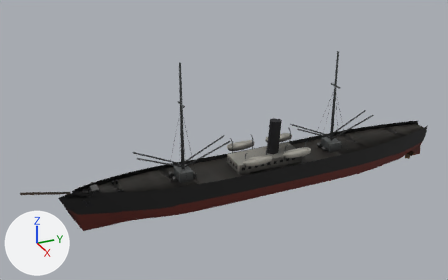
A saved change to the glTF model models/item/Q1043906/model_built.glb.
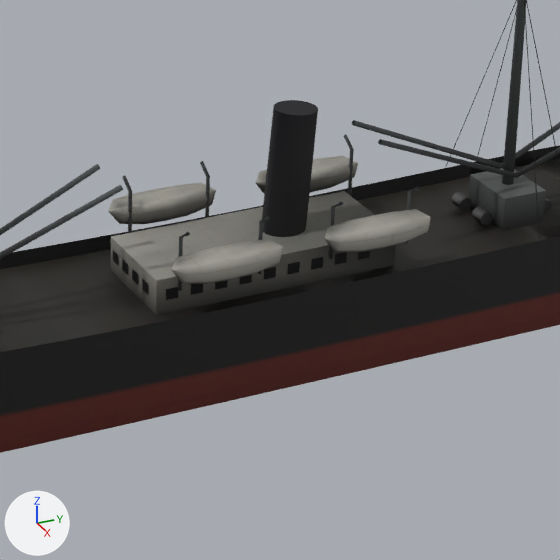
The first picture shows the older version from a 50 mm camera at (113.5, -62.3, 71.8) aimed at (-1.3, -10.6, 14.4). The close-ups show the older and then the newer version on the part from 44% to 77% of the width and 33% to 85% of the height of that picture. Only the edits that show in the close-ups are written down. Every picture has the same lights, and +X, +Y and +Z are marked at lower left. Where no turn or scale is listed for an object, it has been applied to the vertices. Vertices at exactly the same position are counted once.

The scene before the commit, as lines of its bpy script (objects in view):
```python
me_main_0 = bpy.data.meshes.new('main_0')
me_main_0.from_pydata(...)  # 5378 vertices, 9563 faces; spans x -5.8..5.8, y -50.0..50.0, z -17.0..17.0
me_main_0.materials.append(mat_paint)
ob_main_0 = bpy.data.objects.new('main_0', me_main_0)
ob_main_0.location = (0.0, -4.97, 16.92)
```
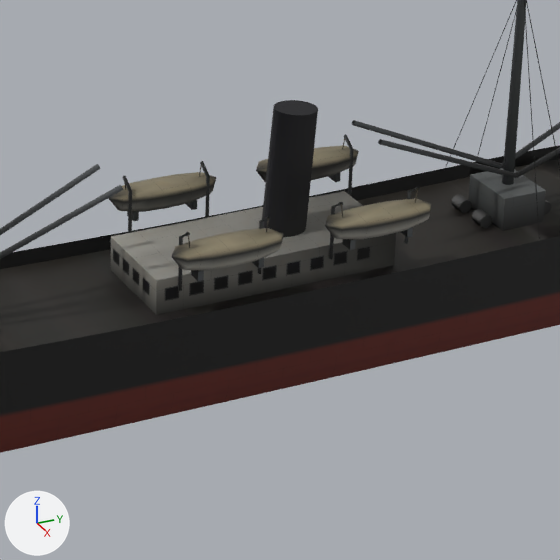
Where the newer file only moved an object's origin or applied its transform, the numbers keep the older frame.

What differs and where, as boxes (x1, y1, x2, y2) in the close-ups (560 x 560 px; the box of a moved part takes in the faces that stretch with it):
part 1 of me_main_0, added
    after: (186, 200, 197, 210)
part 2 of me_main_0, added
    after: (127, 211, 139, 221)
part 3 of me_main_0, added
    after: (252, 258, 264, 268)
part 4 of me_main_0, added
    after: (191, 270, 204, 281)
part 5 of me_main_0, added
    after: (328, 172, 341, 182)
part 6 of me_main_0, added
    after: (401, 227, 413, 237)
part 7 of me_main_0, added
    after: (342, 239, 356, 250)
part 8 of me_main_0, rebuilt
    before: (109, 183, 216, 224)
    after: (109, 172, 216, 212)
part 9 of me_main_0, rebuilt
    before: (256, 156, 358, 193)
    after: (256, 145, 359, 182)
part 10 of me_main_0, moved or reshaped
    before: (171, 192, 490, 284)
    after: (113, 138, 490, 301)
part 11 of me_main_0, edited (looks the same)
    both: (111, 135, 419, 315)

The change, as a list of edits to the scene's bpy script:
```text
Change me_main_0:
    used by ob_main_0; location = (0.0, -4.97, 16.92)
    remove me_main_0.from_pydata(...)  # 5378 vertices, 9563 faces; spans x -5.8..5.8, y -50.0..50.0, z -17.0..17.0
    add me_main_0.from_pydata(...)  # 5668 vertices, 9999 faces; spans x -5.8..5.8, y -49.6..50.0, z -17.0..17.0
    me_main_0 part 1: a new loose piece, a box spanning x -4.83..-3.93, y 1.82..2.17, z -6.9..-6.28, in mat_paint
    me_main_0 part 2: a new loose piece, a box spanning x -4.83..-3.93, y -2.13..-1.78, z -6.9..-6.28, in mat_paint
    me_main_0 part 3: a new loose piece, a box spanning x 3.86..4.76, y 1.82..2.17, z -6.9..-6.28, in mat_paint
    me_main_0 part 4: a new loose piece, a box spanning x 3.93..4.83, y -2.13..-1.78, z -6.9..-6.28, in mat_paint
    me_main_0 part 5: a new loose piece, a box spanning x -4.83..-3.93, y 11.82..12.17, z -6.91..-6.29, in mat_paint
    me_main_0 part 6: a new loose piece, a box spanning x 3.86..4.76, y 11.82..12.17, z -6.91..-6.29, in mat_paint
    me_main_0 part 7: a new loose piece, a box spanning x 3.93..4.83, y 7.87..8.22, z -6.91..-6.29, in mat_paint
    me_main_0 part 8: the loose piece of 70 vertices spanning x -5.6..-3.1, y -3.6..3.6, z -7.3..-5.8 is rebuilt with 84 vertices and now spans x -5.6..-3.1, y -3.6..3.6, z -6.5..-4.9
    me_main_0 part 9: the loose piece of 70 vertices spanning x -5.6..-3.1, y 6.4..13.6, z -7.3..-5.8 is rebuilt with 84 vertices and now spans x -5.6..-3.1, y 6.4..13.6, z -6.5..-4.9
    me_main_0 part 10: 157 vertices moved from x -2.2..4.3, y -18.6..24.7, z -9.2..-6.1 to x -2.2..4.4, y -18.6..24.7, z -9.4..-5.3; 151 vertices removed from x -2.2..5.6, y -14.0..13.6, z -9.0..-5.8; 331 vertices added at x -4.4..5.6, y -14.0..13.6, z -9.2..-4.0
    me_main_0 part 11: 126 kept faces spanning x -4.4..4.4, y -14.2..46.9, z -17.0..-3.9 get new vertex colours; the middle colour goes from dark grey #4c4f51 to dark grey #3f4244
    other edits to the shape of me_main_0 do not show in these pictures
```
